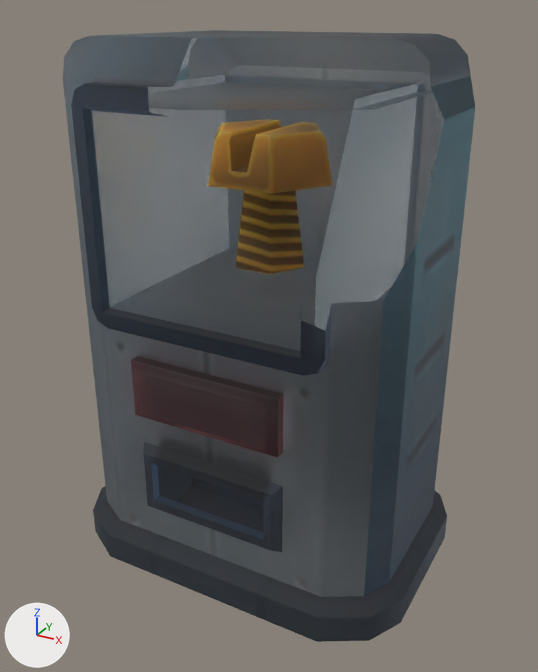
The glTF model custom_assets/jak2/models/custom_levels/goldchal.glb: old version first, new version second.
Rendered twice from a 50 mm camera at (4.58, -8.34, 7.36) aimed at (0.06, -0.12, 3.25). The lights are fixed; the arrows at lower left show +X, +Y and +Z. The picture after the commit comes second. Everything nearer to the camera than a plane just in front of the edit is cut away. Objects named as collision shapes, trigger or cutter boxes, shadow casters or lower levels of detail are left out. Where no turn or scale is listed for an object, it has been applied to the vertices.

Names of what the first picture shows: 'goldbolt', 'goldchal'.
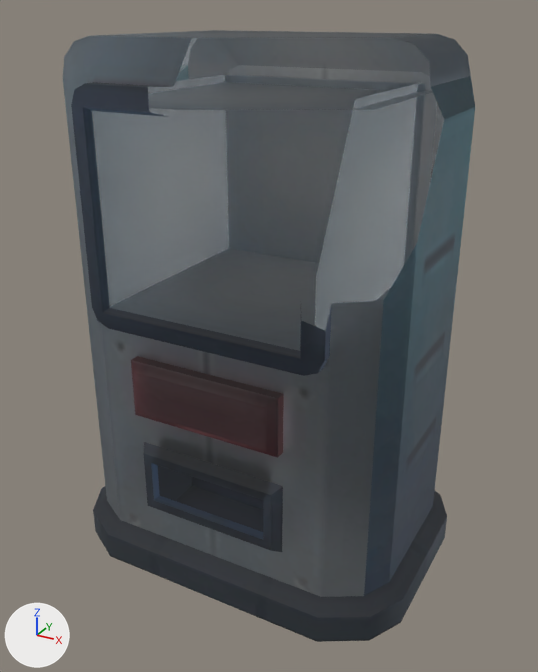
What differs and where, as boxes (x1, y1, x2, y2) in the pictures (538 x 672 px):
'goldbolt', deleted: before (208, 119, 332, 274)

Edits to the bpy script that builds the scene:
```text
Remove ob_goldbolt:
    ob_goldbolt = bpy.data.objects.new('goldbolt', me_bigbolt_001)
    ob_goldbolt.location = (0.0, 0.0, 5.1)
```
